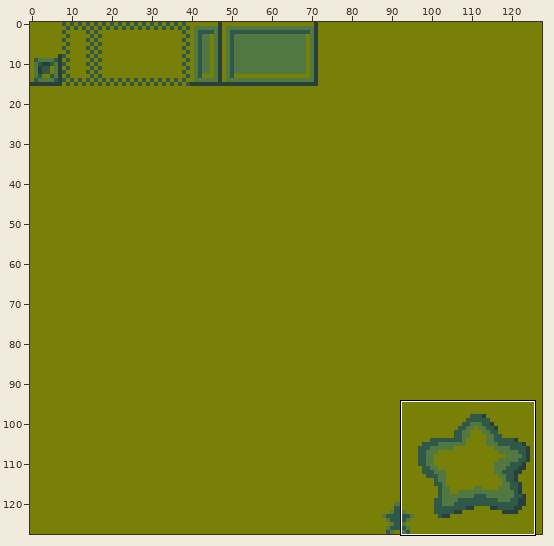
Sprite sheet, stored at gbstacker/data/gbstackerg.gif. Above, an overview of the earlier version with the close-up marked.
Close-up. The starting point:
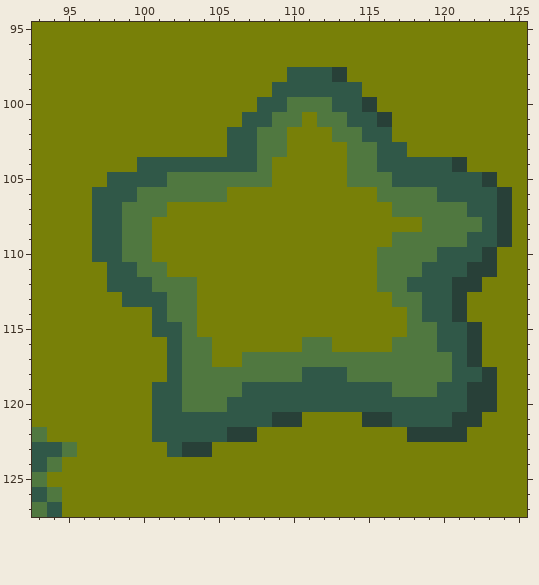
The file is 128x128 pixels. Shown: x 93..125, y 95..127.
The result:
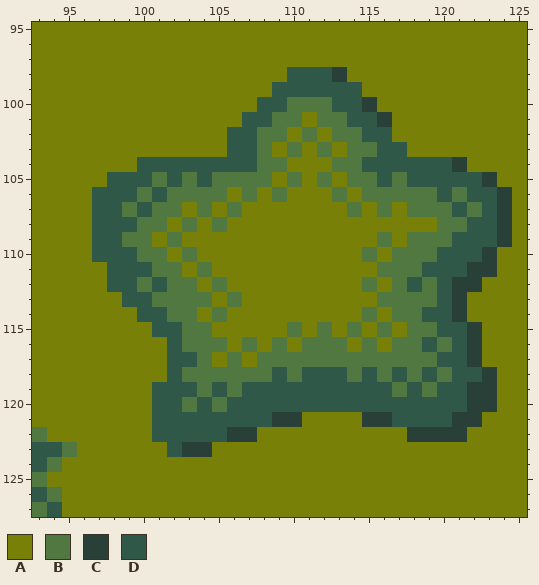
Palette (. is transparent): A #788008  B #507840  C #284038  D #305848
Edits made:
y 102: x 111 A -> B
y 103: x 109..110 BA -> AB; x 112 A -> B
y 104: x 109 A -> B; x 113 A -> B; x 115 B -> D
y 105: x 101..102 DB -> BD; x 104 B -> D; x 110 A -> B; x 112 A -> B; x 116..117 BD -> DB
y 106: x 101 B -> D; x 107 A -> B; x 109 A -> B; x 113 A -> B; x 115 A -> B; x 121 D -> B
y 107: x 100 B -> D; x 102 A -> B; x 104 A -> B; x 106 A -> B; x 114 A -> B; x 116..117 AB -> BA; x 121..122 BD -> DB
y 108: x 99 B -> D; x 101 A -> B; x 103 A -> B; x 105 A -> B; x 119 B -> A; x 122 B -> D
y 109: x 102 A -> B; x 116..117 AB -> BA; x 121 B -> D
y 110: x 99 B -> D; x 101 A -> B; x 103 A -> B; x 115..116 AB -> BA
y 111: x 100 B -> D; x 102 A -> B; x 104 A -> B
y 112: x 100..101 DB -> BD; x 105 A -> B; x 115..116 AB -> BA; x 119 D -> B
y 113: x 101 D -> B; x 104 A -> B; x 106 A -> B; x 116 A -> B; x 119 D -> B
y 114: x 100 A -> D; x 105 A -> B; x 115 A -> B; x 117 A -> B
y 115: x 104 A -> B; x 110 A -> B; x 112 A -> B; x 114 A -> B; x 116 A -> B
y 116: x 105 A -> B; x 107 A -> B; x 109 A -> B; x 113 A -> B; x 115 A -> B; x 119..120 BD -> DB
y 117: x 103 B -> D; x 106..107 AB -> BA; x 120 B -> D
y 118: x 109 B -> D; x 115 B -> D; x 117 B -> D; x 119 B -> D
y 119: x 103 B -> D; x 105 B -> D; x 118 B -> D
y 120: x 104 B -> D
Changed places in both close-ups, as pixel boxes (x1, y1, x2, y2):
changed: (122, 127, 482, 412)
